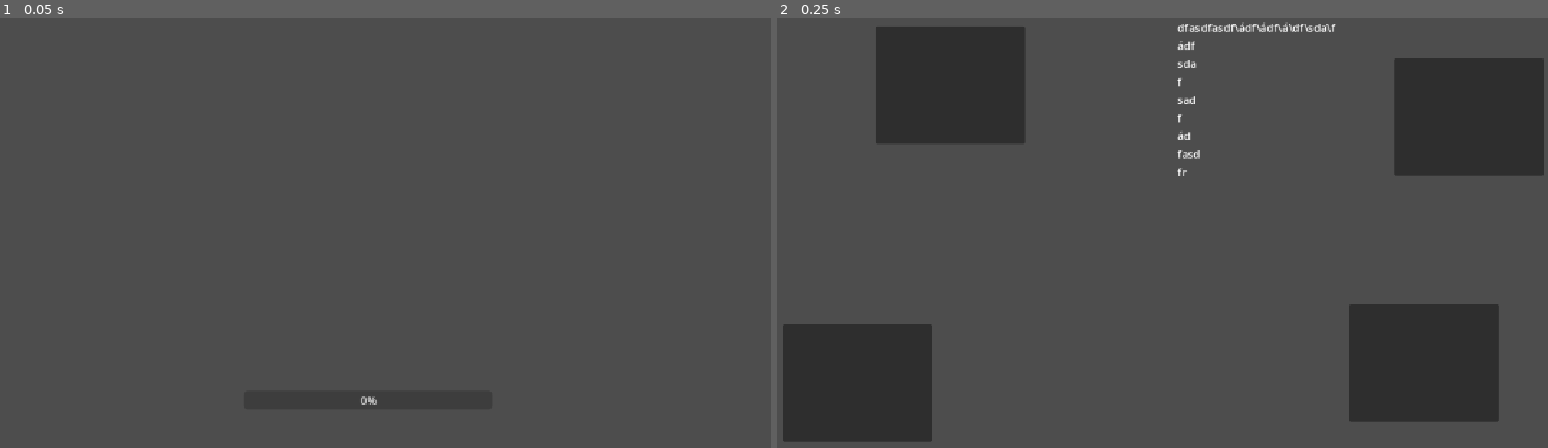
Above: before the commit, frames 1-2 (left to right).
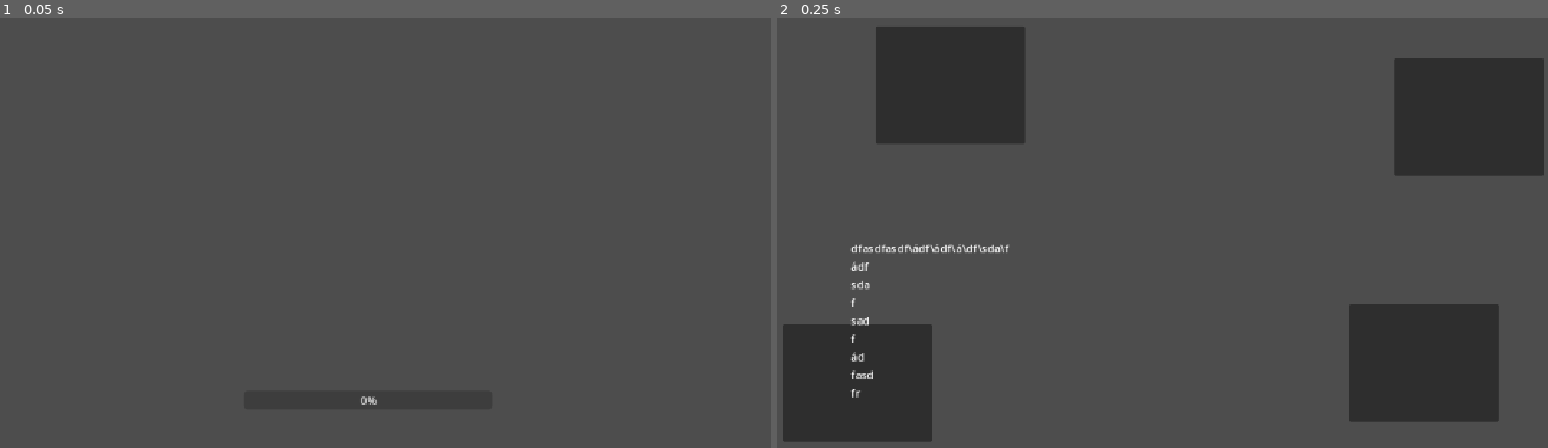
Above: after the commit, the same moments.

Repository: dao1701/android_base
Game: Godot game, scene res://loader.tscn
Two runs of this game, one before a commit and one after it. Both use one fixed random seed, a clock stepped at 60 frames per second and the inputs below.
Inputs:
- Up to frame 1 (0.05 s): no input
- Up to frame 2 (0.25 s): no input

Frame 1 is identical in both runs. In frame 2, 0.9% of the frame differs, in the area x 9-73%, y 0-89%.

Commit message:
Update Label node positioning in main.tscn

Diff:
--- a/src/main.tscn
+++ b/src/main.tscn
@@ -61,10 +61,10 @@
 [node name="DefaultNode" parent="." instance=ExtResource("2_b15xn")]
 
 [node name="Label" type="Label" parent="."]
-offset_left = 618.0
-offset_top = 2.0
-offset_right = 846.0
-offset_bottom = 511.0
+offset_left = 148.0
+offset_top = 320.0
+offset_right = 376.0
+offset_bottom = 829.0
 text = "dfasdfasdf\\ádf\\ádf\\á\\df\\sda\\f
 ádf
 sda
